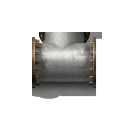
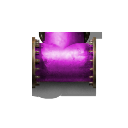
Comparing the layer stacks of the two 128x128 images. Changes:
pixels changed over [left=34, top=32, right=94, bottom=83] (layer not identified)
